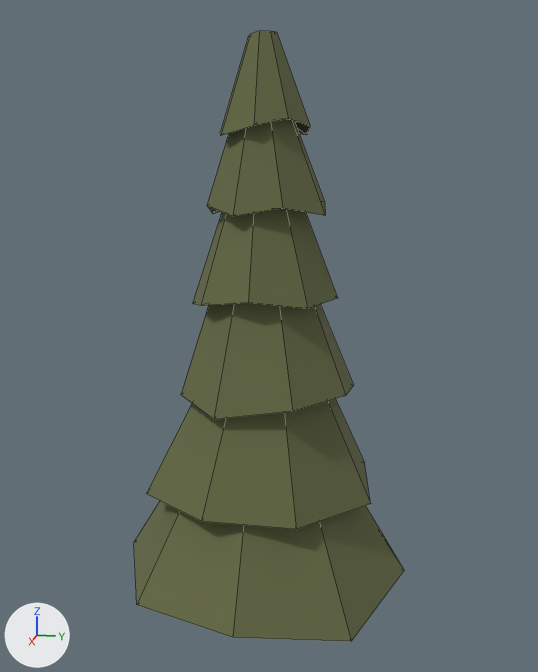
Renders of the FBX model MgeeGames/ProceduralTerrainGenerator/Models/tree.fbx from each side of a commit.
Both versions are drawn from a 50 mm lens placed at (10.25, 2.13, 6.8), pointed at (-0.07, 0.06, 4.22). Lighting does not change. The marker at lower left points along +X, +Y and +Z. Mesh edges are drawn as thin lines. Where no turn or scale is listed for an object, it has been applied to the vertices.

Names of what the first picture shows: 'Leaves.001'.
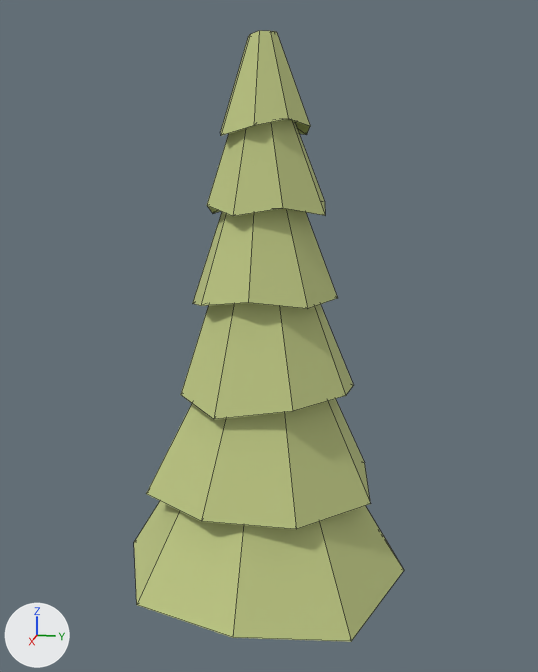
Where the newer file only moved an object's origin or applied its transform, the numbers keep the older frame.

The change in detail:
Material 'Material.002' (mat_material_002) changes colour from dark green #646a44 to yellow #bfc884; in linear values from (0.128, 0.143, 0.057) to (0.522, 0.58, 0.231).

Where the change shows, as pixel boxes [x1, y1, x2, y2] in the pictures (538 x 672 px):
'Leaves.001', recoloured
    both: [134, 30, 404, 642]
